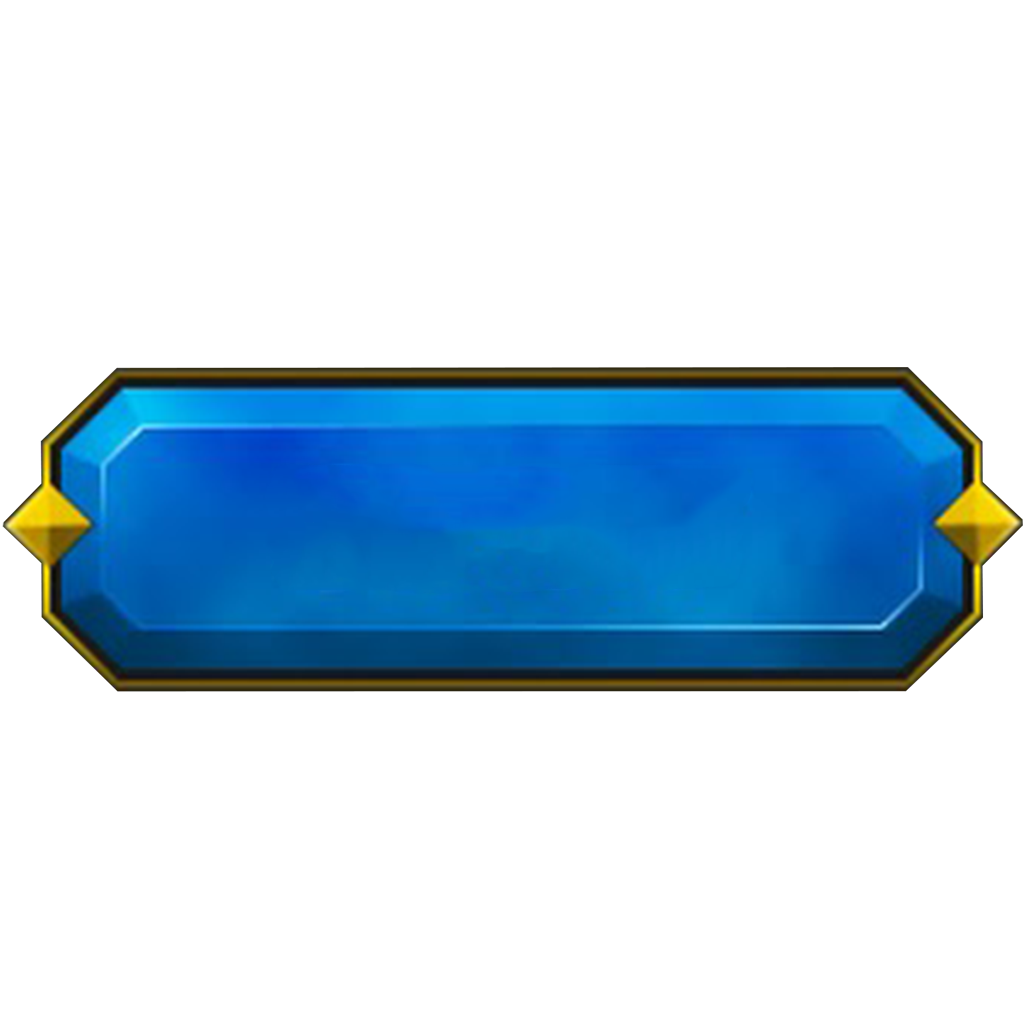
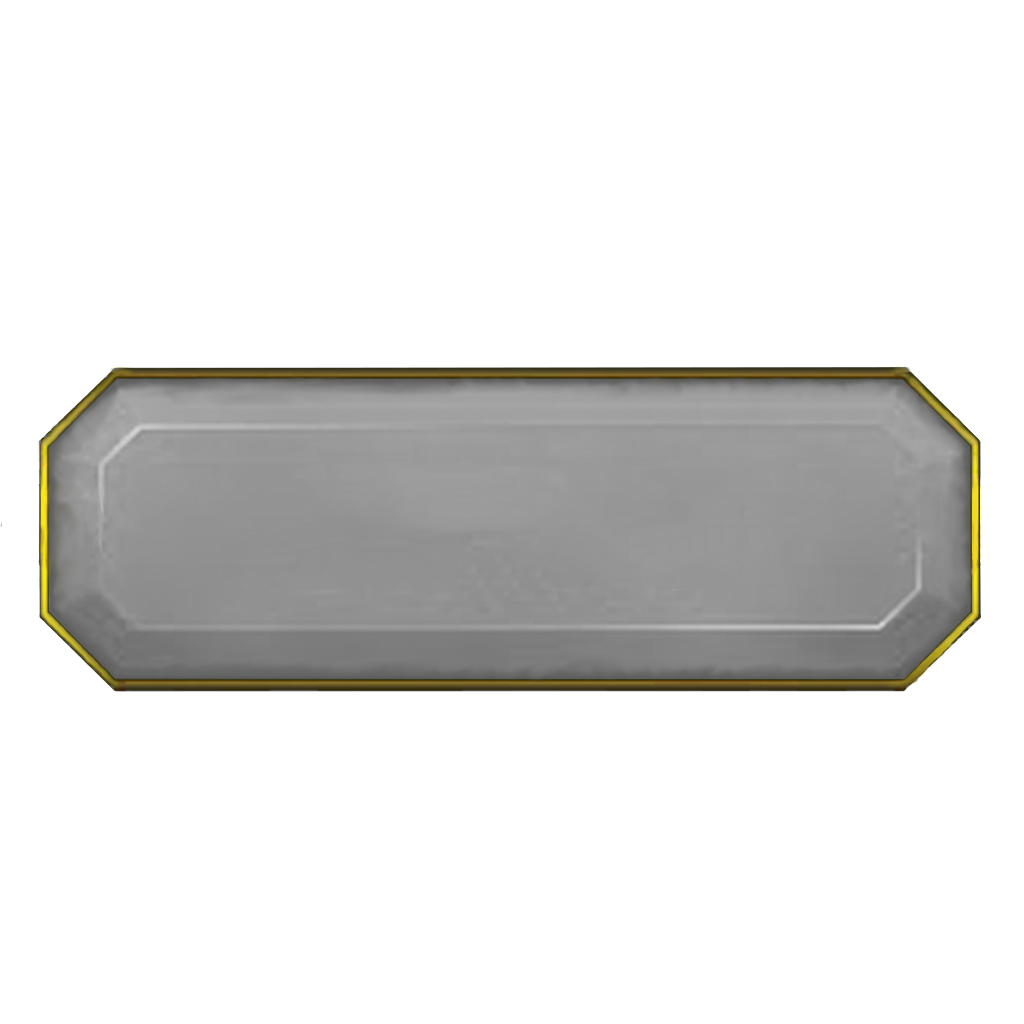
Before/after of a (1024, 1024) layered artwork. What changed in the layer stack:
painted on "Layer 1" over left=0, top=365, right=1023, bottom=692
